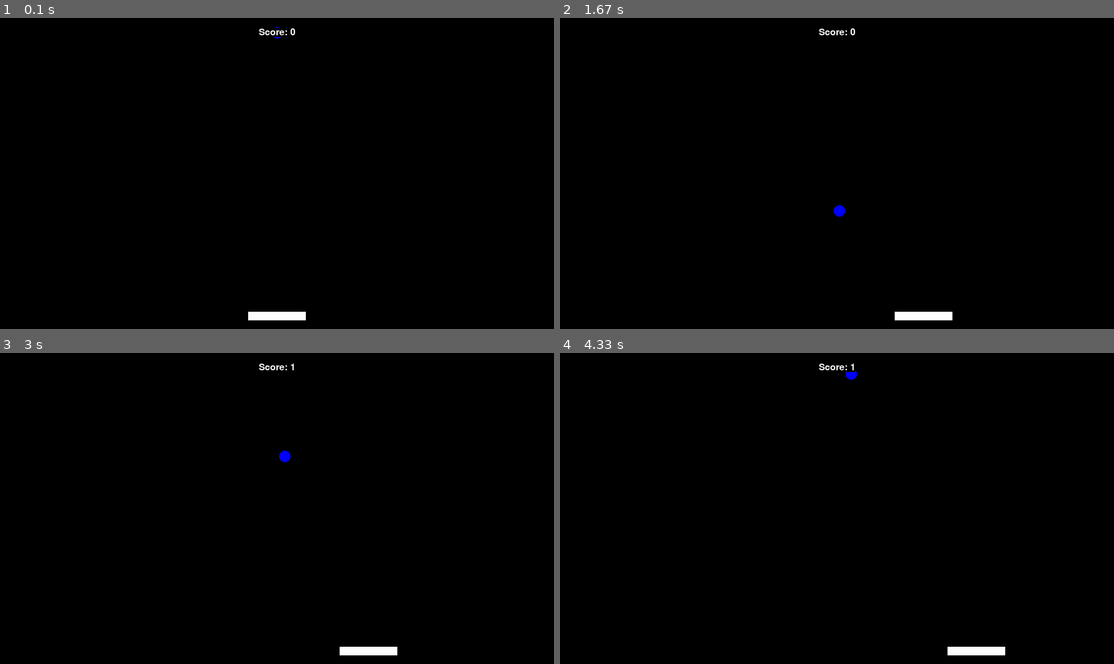
Above: before the commit, frames 1-4 (two rows, left to right).
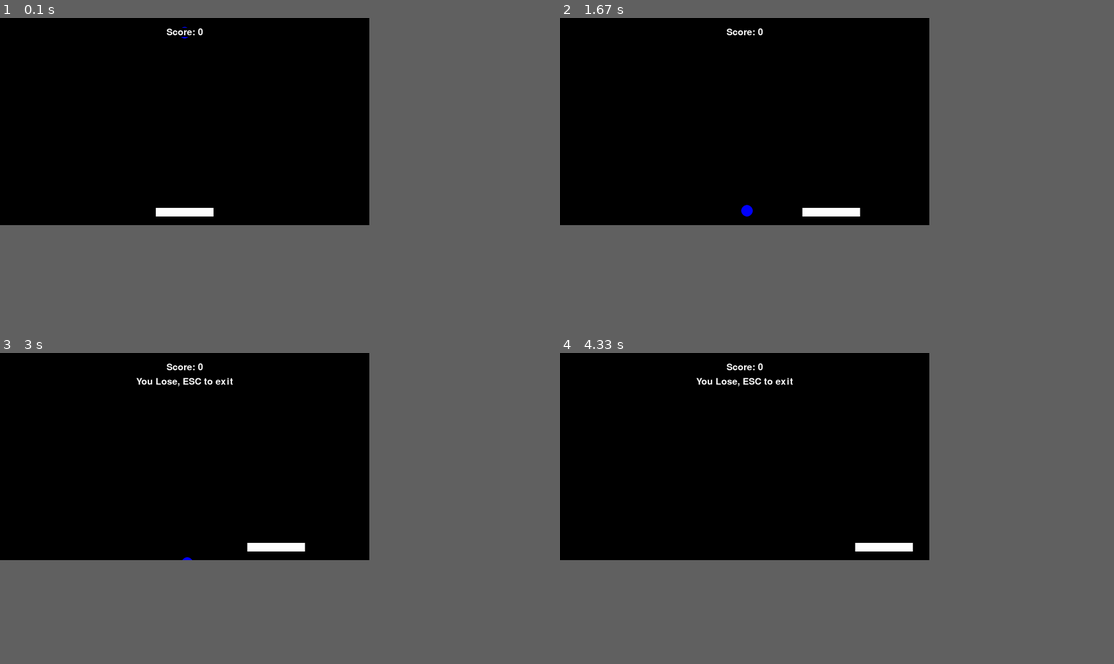
Above: after the commit, the same moments.

Repository: Tomat05/pygame-tests
Game: pygame game, started from Main.py
Two runs of this game, one before a commit and one after it. Both use one fixed random seed, a clock stepped at 60 frames per second and the inputs below.
Inputs:
- Up to frame 1 (0.1 s): no input
- Up to frame 2 (1.67 s): hold D 0.33-0.8 s; hold D 0.83-1.3 s; hold A from 1.33 s (still down)
- Up to frame 3 (3 s): release A at 1.87 s; hold A 1.9-2.3 s; hold D 2.33-2.97 s
- Up to frame 4 (4.33 s): hold A 3-3.47 s; hold D 3.5-3.97 s; hold D from 4 s (still down)
In our replay, the window is 900x506 before the commit and 600x337 after it. These sizes can differ from the game's own. Grey fills any space a smaller window leaves; there, only what the larger window draws over its background counts as a difference.

The runs differ from the first frame. In frame 1, 0.8% of the frame differs, in the area x 28-56%, y 2-98%; in frame 2, 0.8%; in frame 3, 1.0%, in the area x 24-72%, y 3-98%; in frame 4, 1.0%.

Commit message:
jhgfhjgfhjfhjgf

Diff:
--- a/Project.py
+++ b/Project.py
@@ -1,6 +1,6 @@
 from PgLib import *
 
-WIDTH, HEIGHT = 1920, 1080
+WIDTH, HEIGHT = 1280, 720
 GRAVITY = 450
 
 score = 0
@@ -13,7 +13,7 @@
 
 # Called once at the start
 def setup():
-    createWindow(WIDTH, HEIGHT, True)
+    createWindow(WIDTH, HEIGHT, False)
     title("Example Bouncy Ball Game")
 
 def updatePlayer():
